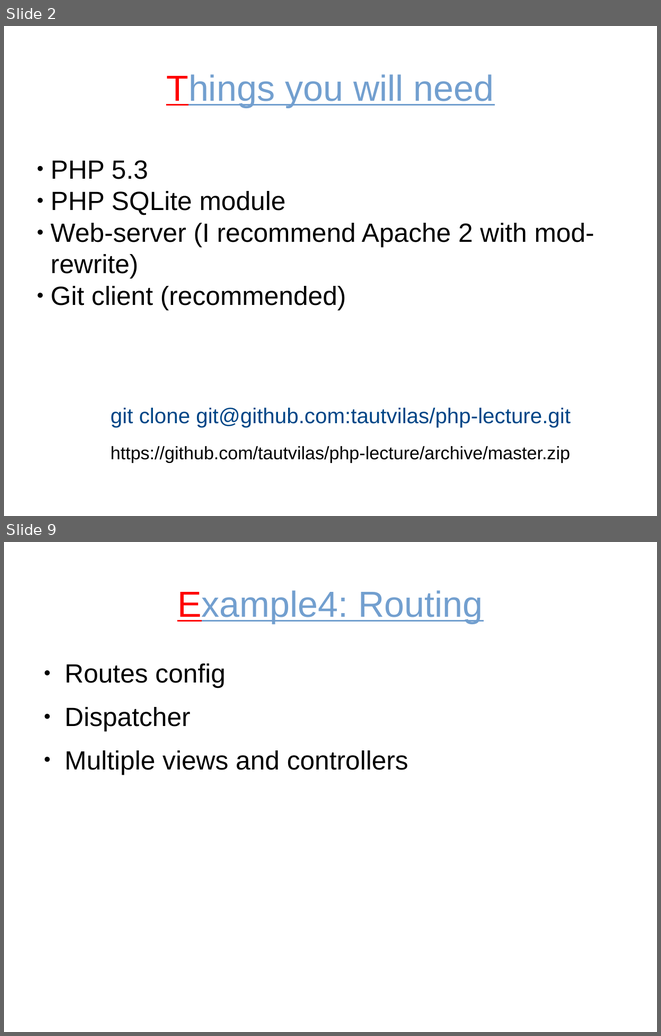
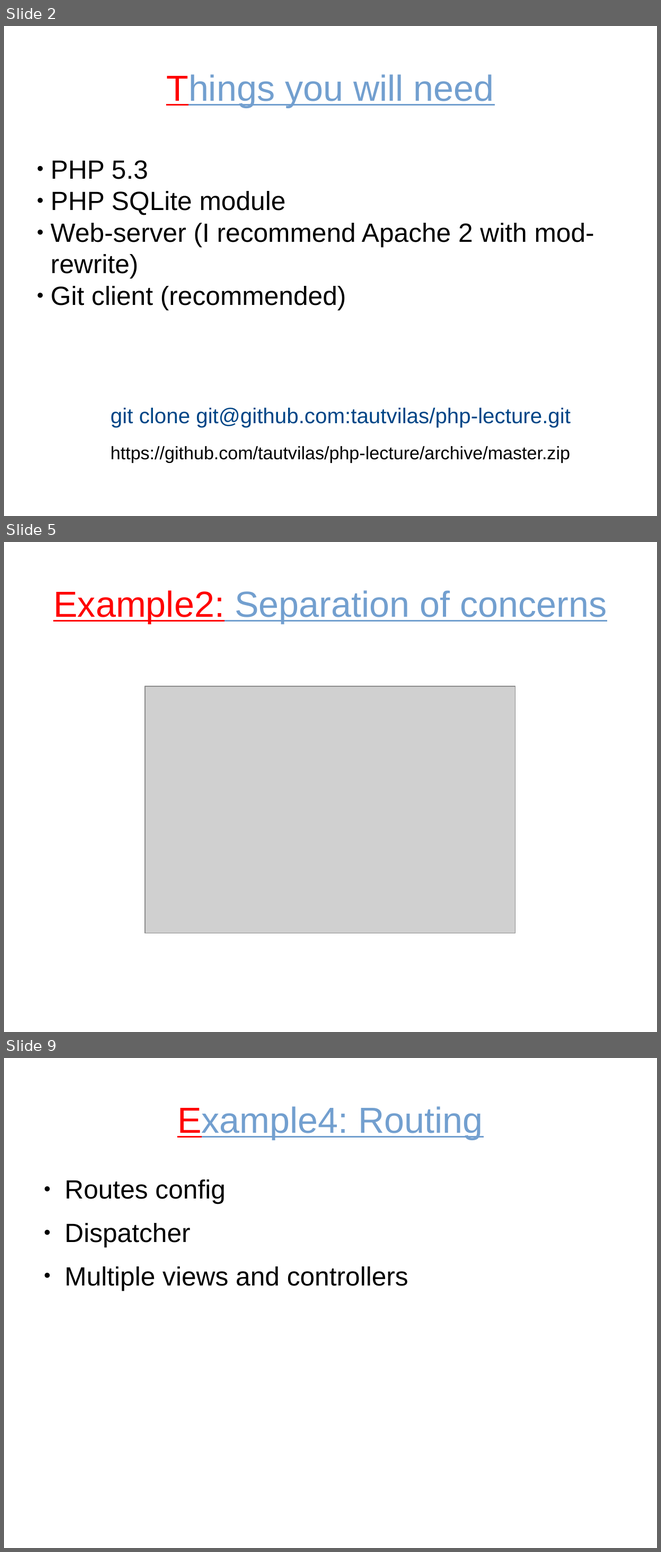
Before and after one commit to tautvilas/frameworks-lecture, a slide deck: doc/presentation.odp. Shown one above the other, each under a label of ours: slides 2 and 9 before the commit, slides 2, 5 and 9 after it; the slides between them are not shown. The pictures are 661x1036 and 661x1552 pixels, drawn with LibreOffice and Linux fonts; fonts in the diff are those of the drawing; grey boxes stand for pictures. Boxes give left, top, right and bottom in pixels: in the first picture for what was removed or moved away, otherwise in the second. Text is boxed around its words. In the diff, an @@ line names an element or a change of style, - is before the commit and + after.

```diff
--- a/doc/presentation.odp
+++ b/doc/presentation.odp
@@ slide 5 added at box(4, 542, 657, 1032), background #FFFFFF @@
@@ title added at box(53, 590, 607, 623), 44 pt, text #729FCF, underline @@
+Example2: Separation of concerns
@@ picture added at box(145, 686, 515, 933) @@
```
Also in this commit, not shown: 5 slides changed, 2 other slides added, 2 slides removed, 3 other files.
